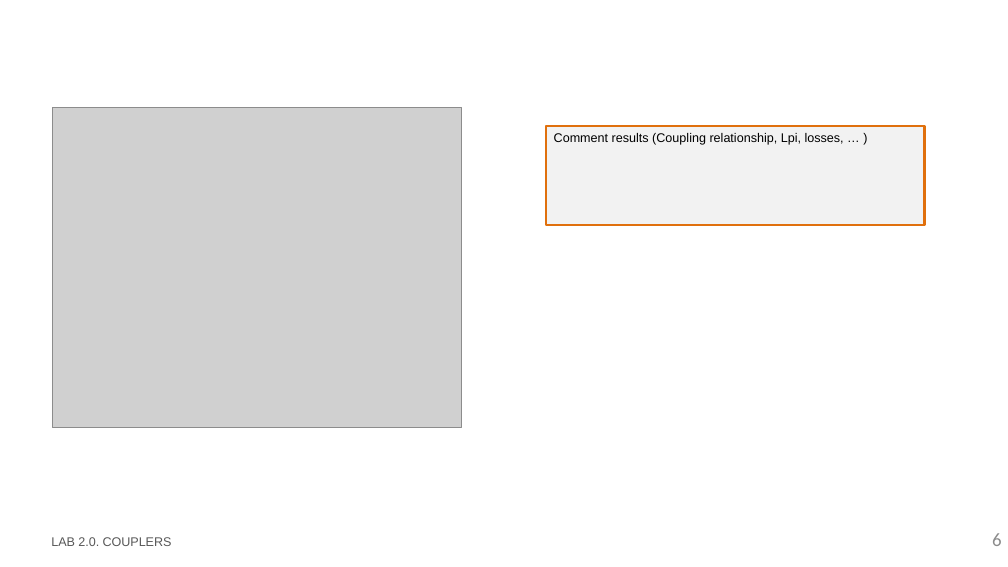
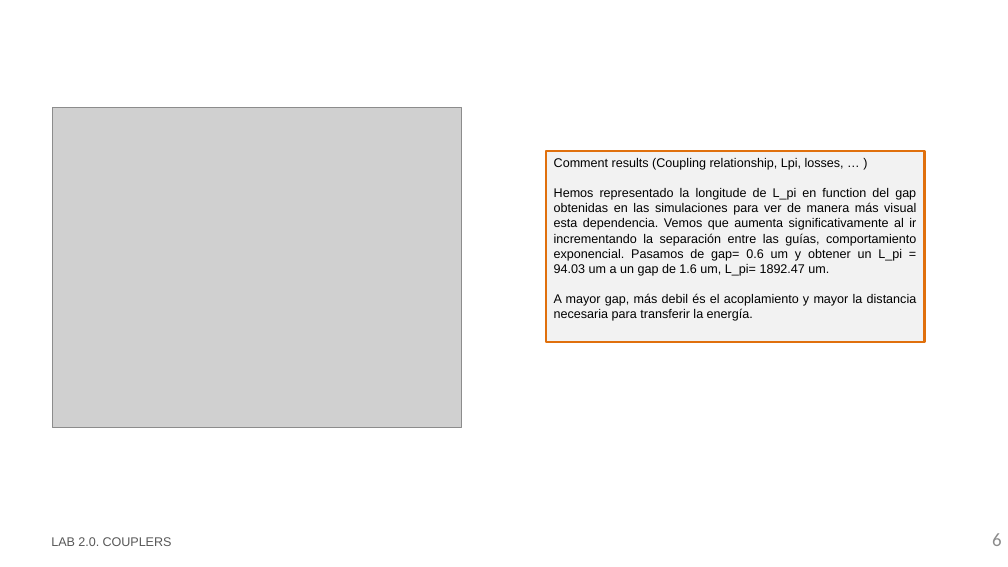
Before and after one commit to nmargar4/pic-upv-lab2, a slide deck: slide 6 of LabBook_20_Nadia.pptx. Drawn at 1008x567 pixels with LibreOffice and Linux fonts; fonts in the diff are those of the drawing; grey boxes stand for pictures; background and template pictures are left out. Boxes give left, top, right and bottom in pixels: in the first picture for what was removed or moved away, otherwise in the second. Text is boxed around its words. In the diff, an @@ line names an element or a change of style, - is before the commit and + after.

```diff
--- a/LabBook_20_Nadia.pptx
+++ b/LabBook_20_Nadia.pptx
@@ rectangle "Comment results (Coupling relationship, Lpi, ...": place and size @@
-rectangle "Comment results (Coupling relationship, Lpi, ..." at bbox=[547, 126, 925, 225]
+rectangle "Comment results (Coupling relationship, Lpi, ..." at bbox=[547, 151, 925, 342]
@@ text in rectangle at bbox=[554, 188, 917, 321]: paragraphs added @@
+Hemos representado la longitude de L_pi en function del gap obtenidas en las simulaciones para ver de manera más visual esta dependencia. Vemos que aumenta significativamente al ir incrementando la separación entre las guías, comportamiento exponencial. Pasamos de gap= 0.6 um y obtener un L_pi = 94.03 um a un gap de 1.6 um, L_pi= 1892.47 um.
+A mayor gap, más debil és el acoplamiento y mayor la distancia necesaria para transferir la energía.
```
Also in this commit, not shown: 2 other slides changed, 1 other file.
